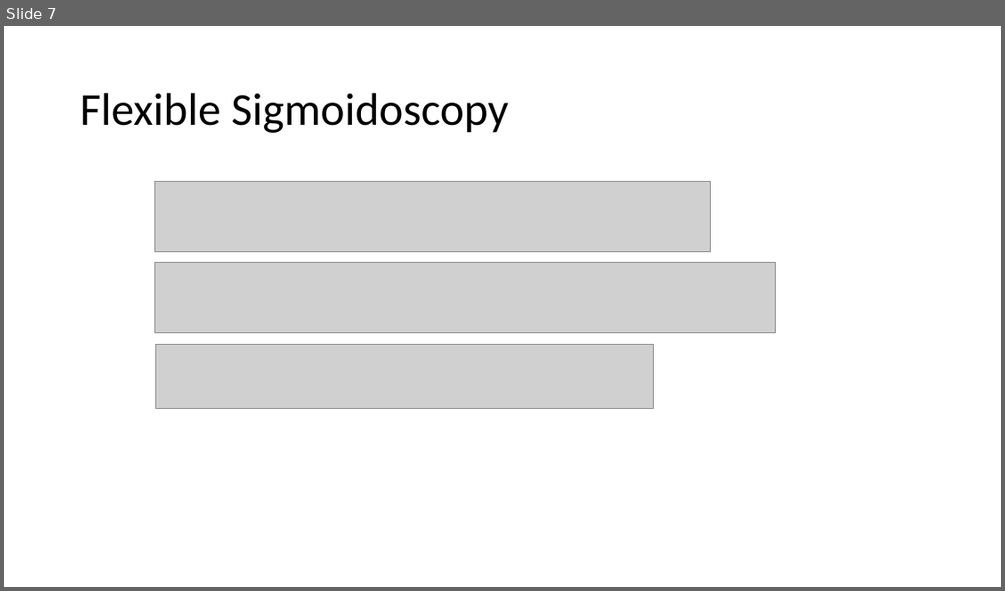
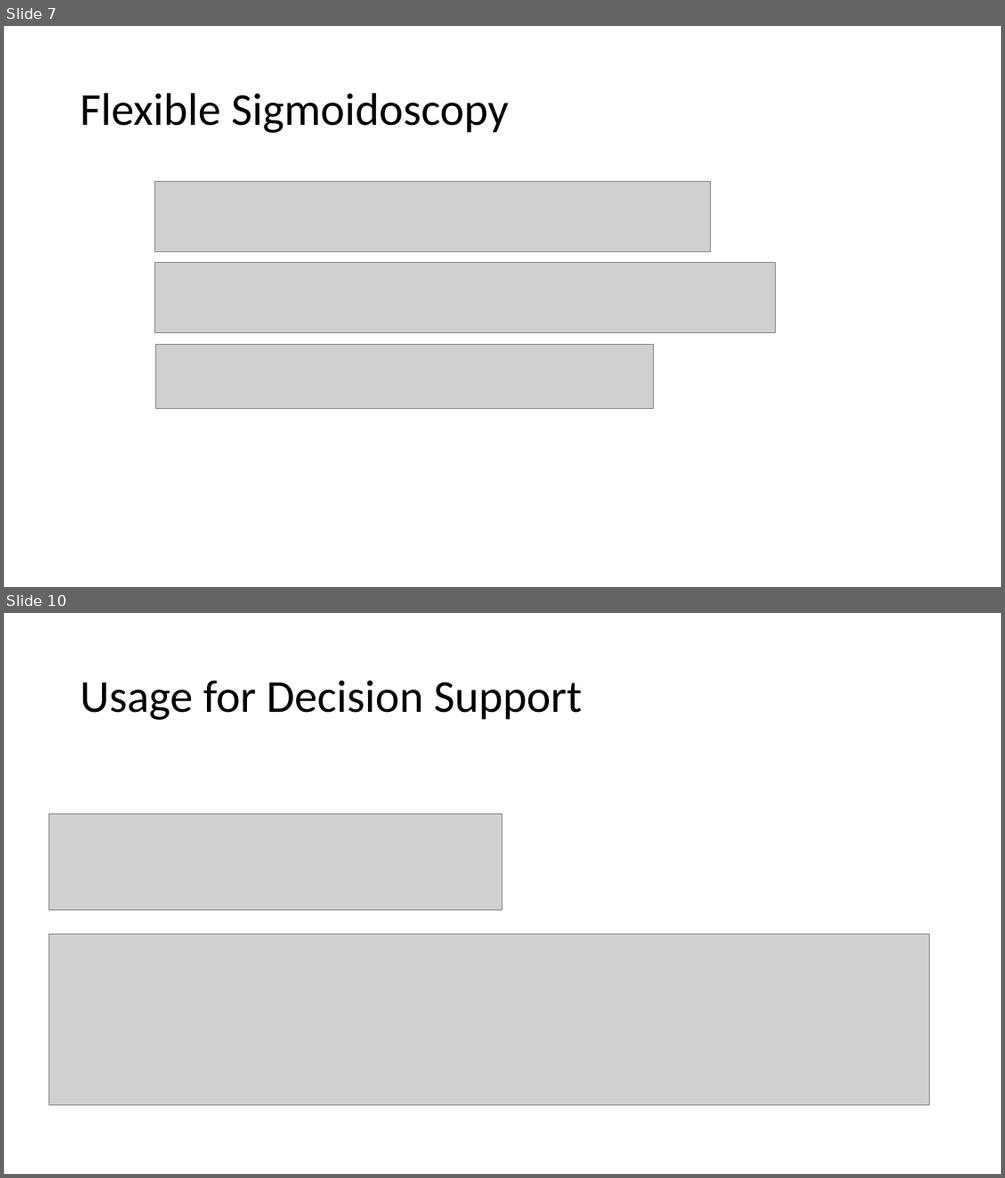
Before and after one commit to cqframework/CQL-Formatting-and-Usage-Wiki, a slide deck: Source/Cooking With CQL/69/ColorectalCancerScreeningExample.pptx. Shown one above the other, each under a label of ours: slide 7 before the commit, slides 7 and 10 after it; the slides between them are not shown. The pictures are 1005x591 and 1005x1178 pixels, drawn with LibreOffice and Linux fonts; fonts in the diff are those of the drawing; grey boxes stand for pictures. Boxes give left, top, right and bottom in pixels: in the first picture for what was removed or moved away, otherwise in the second. Text is boxed around its words. In the diff, an @@ line names an element or a change of style, - is before the commit and + after.

```diff
--- a/Source/Cooking With CQL/69/ColorectalCancerScreeningExample.pptx
+++ b/Source/Cooking With CQL/69/ColorectalCancerScreeningExample.pptx
@@ slide 10 added at (4, 613, 1001, 1174), background #FFFFFF @@
@@ title added at (80, 680, 582, 720), 44 pt, text #000000 @@
+Usage for Decision Support
@@ picture added at (48, 814, 502, 910) @@
@@ picture added at (48, 933, 930, 1105) @@
```
Also in this commit, not shown: 2 other slides added.
